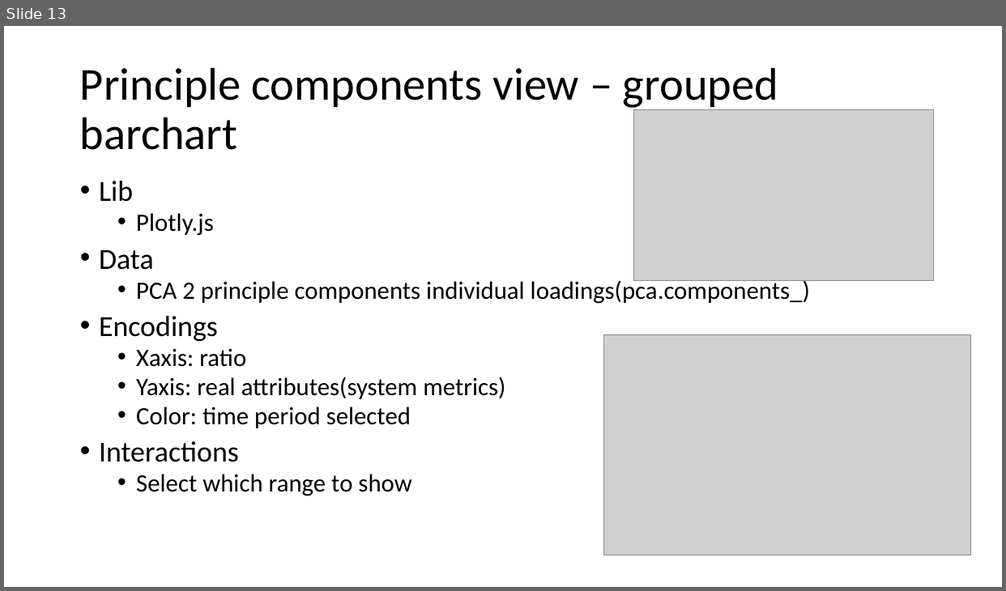
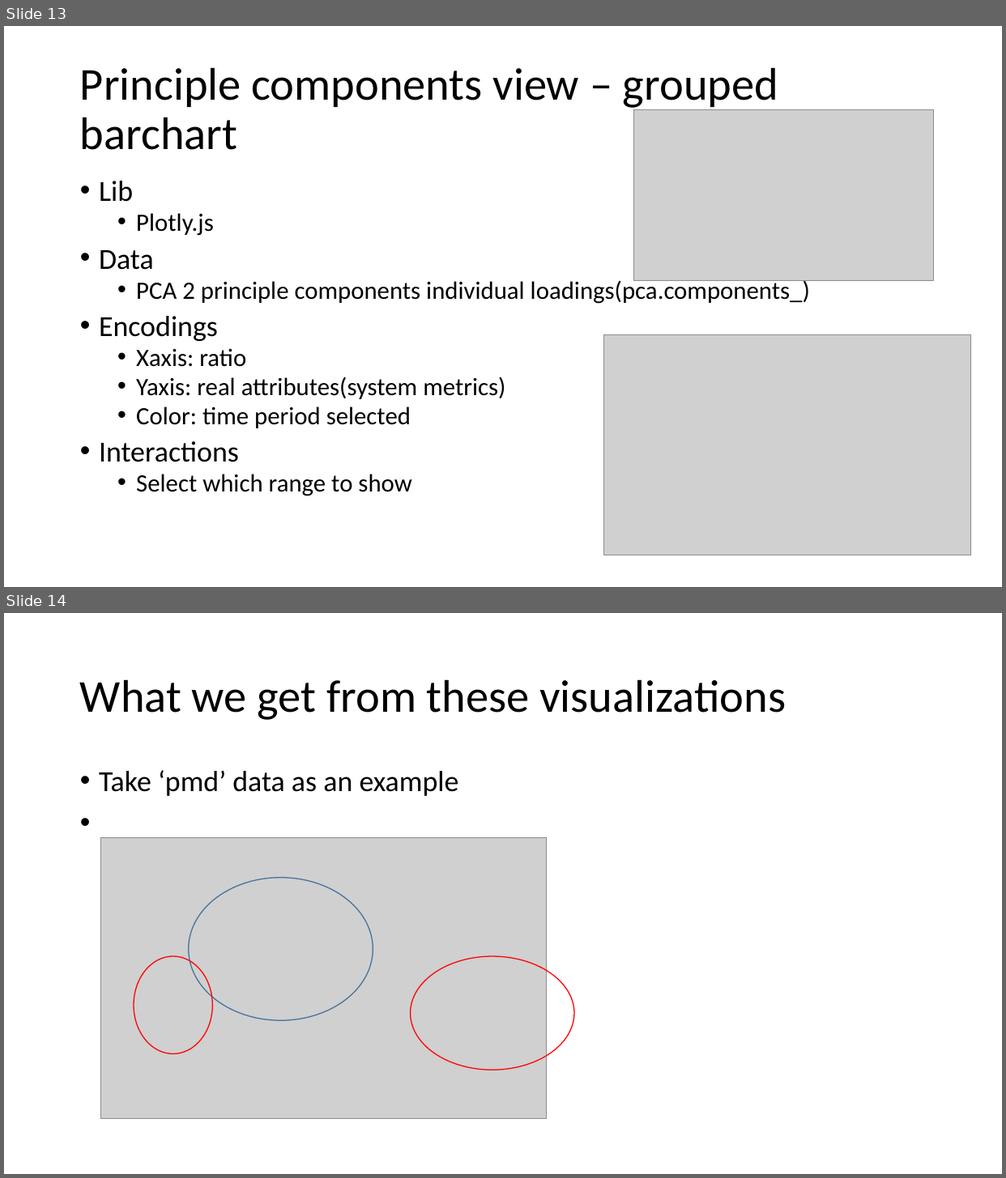
Before and after one commit to FWWorks/VAML_ApplicationPerformance, a slide deck: final_presentation/VAML Final Presentation.pptx. Shown one above the other, each under a label of ours: slide 13 before the commit, slides 13 and 14 after it. The pictures are 1006x591 and 1006x1178 pixels, drawn with LibreOffice and Linux fonts; fonts in the diff are those of the drawing; grey boxes stand for pictures. Boxes give left, top, right and bottom in pixels: in the first picture for what was removed or moved away, otherwise in the second. Text is boxed around its words. In the diff, an @@ line names an element or a change of style, - is before the commit and + after.

```diff
--- a/final_presentation/VAML Final Presentation.pptx
+++ b/final_presentation/VAML Final Presentation.pptx
@@ slide 14 added at bbox=[4, 613, 1002, 1174], background #FFFFFF @@
@@ title added at bbox=[80, 679, 786, 720], 44 pt, text #000000 @@
+What we get from these visualizations
@@ text added at bbox=[99, 770, 459, 796], 28 pt, text #000000 @@
+• Take ‘pmd’ data as an example
@@ picture added at bbox=[100, 837, 546, 1119] @@
@@ ellipse added at bbox=[188, 878, 373, 1021], outline #43739E 1 pt @@
@@ ellipse added at bbox=[134, 956, 212, 1054], outline #FF0000 1 pt @@
@@ ellipse added at bbox=[411, 956, 574, 1071], outline #FF0000 1 pt @@
```
Also in this commit, not shown: 2 slides changed, 5 other slides added, 1 slide removed.
